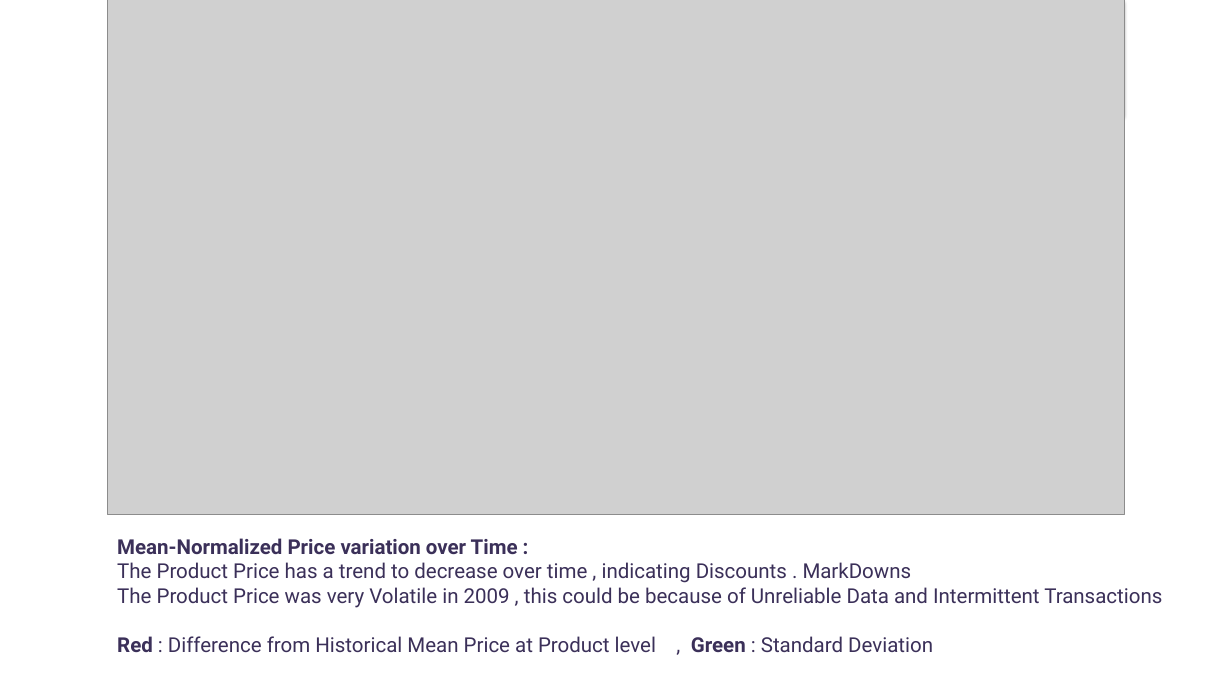
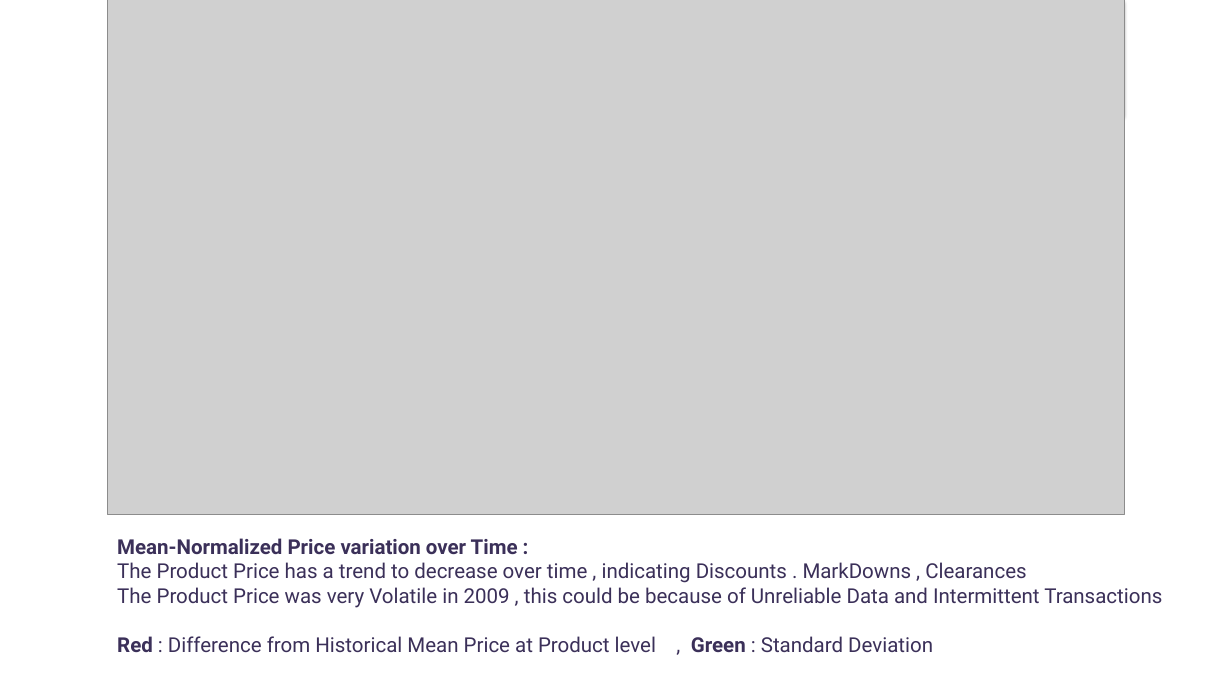
Before and after one commit to saif-raja/transaction_data-deep_dive_EDA, a slide deck: slide 17 of Transaction Data Insights.pptx. Drawn at 1232x693 pixels with LibreOffice and Linux fonts; fonts in the diff are those of the drawing; grey boxes stand for pictures; background and template pictures are left out. Boxes give left, top, right and bottom in pixels: in the first picture for what was removed or moved away, otherwise in the second. Text is boxed around its words. In the diff, an @@ line names an element or a change of style, - is before the commit and + after.

```diff
--- a/Transaction Data Insights.pptx
+++ b/Transaction Data Insights.pptx
@@ title at bbox=[117, 538, 1162, 652]: text changed @@
-Mean-Normalized Price variation over Time :
-The Product Price has a trend to decrease over time , indicating Discounts . MarkDowns
-The Product Price was very Volatile in 2009 , this could be because of Unreliable Data and Intermittent Transactions
-Red : Difference from Historical Mean Price at Product level , Green : Standard Deviation
+Mean-Normalized Price variation over Time :
+The Product Price has a trend to decrease over time , indicating Discounts . MarkDowns , Clearances
+The Product Price was very Volatile in 2009 , this could be because of Unreliable Data and Intermittent Transactions
+Red : Difference from Historical Mean Price at Product level , Green : Standard Deviation
```
Also in this commit, not shown: 6 other slides changed, 4 other files.
